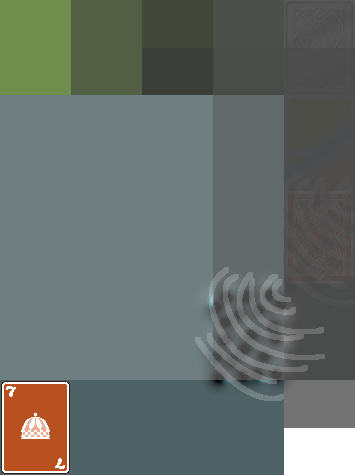
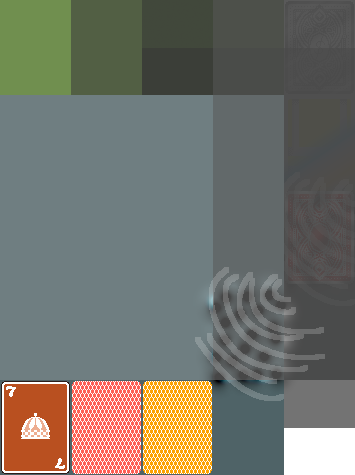
Before/after of a (355, 475) layered artwork. What changed in the layer stack:
added group "Layer Group copy #16" with 3 layers above "Layer Group copy #17" over [143, 381, 212, 474]
added layer "\ #178" in group "Layer Group copy #16" over [143, 381, 212, 474]
added layer "\ #177" in group "Layer Group copy #16" over [143, 381, 212, 474]
added layer "Enhancers.png copy #24" in group "Layer Group copy #16" over [143, 381, 212, 474]
added group "Layer Group copy #17" with 3 layers above "Layer Group copy #15" over [72, 381, 141, 474]
added layer "\ #179" in group "Layer Group copy #17" over [72, 381, 141, 474]
added layer "\ #180" in group "Layer Group copy #17" over [72, 381, 141, 474]
added layer "Enhancers.png copy #25" in group "Layer Group copy #17" over [72, 381, 141, 474]
